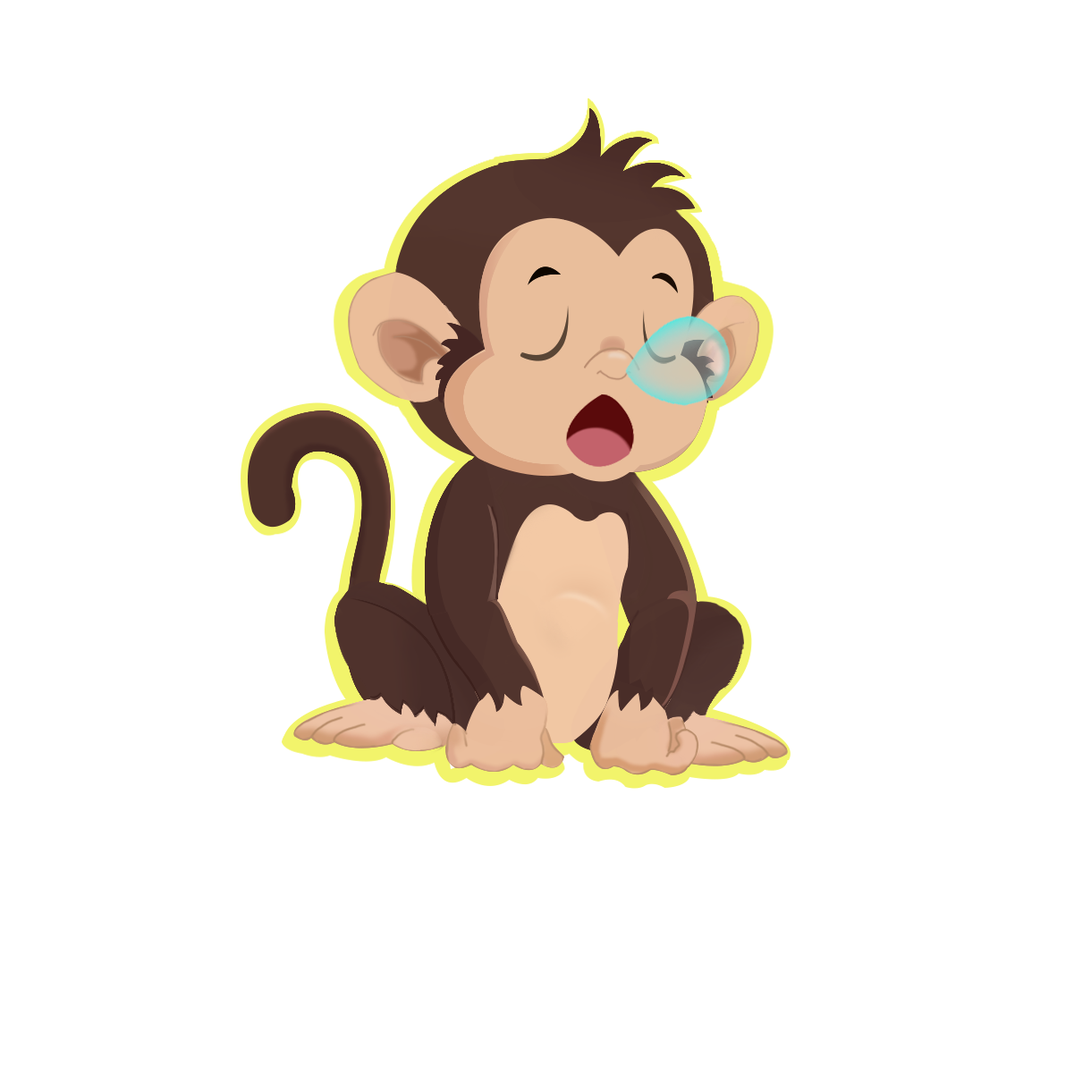
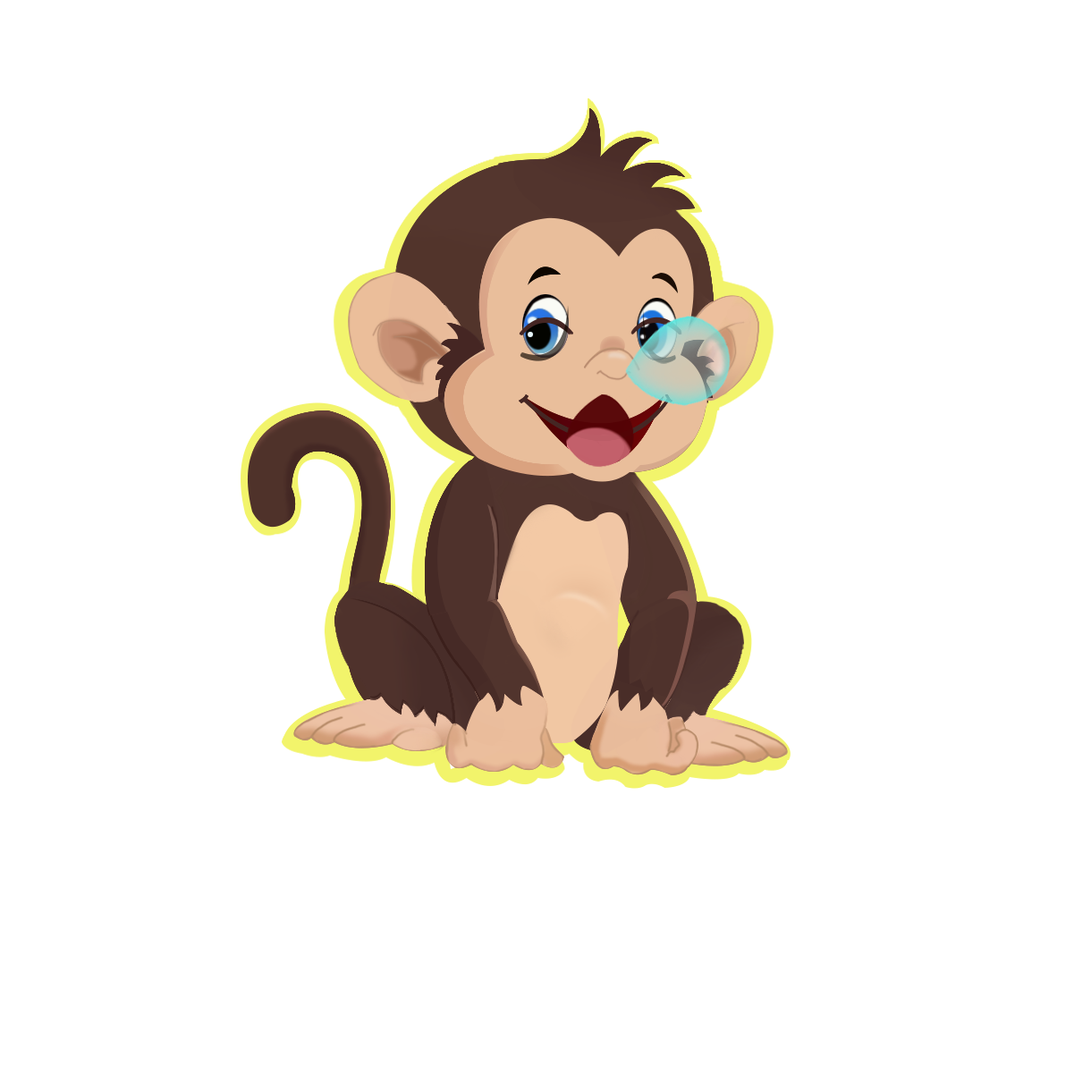
Revision of a layered w=1091, h=1091 image; what changed, layer by layer:
showed "mắt_nhắm_phải" over [630, 316, 683, 336]
showed "mắt_nhắm_trái" over [518, 316, 575, 336]
showed group "mắt_phải" (4 layers) over [518, 296, 678, 361]
showed group "mắt_trái" (5 layers) over [518, 294, 678, 361]
showed "cười_mỉm" over [518, 394, 673, 442]
showed "lưỡi" over [566, 432, 625, 467]
showed "miệng_cươi" over [525, 396, 664, 466]
painted on "đầu_đuôi" over [348, 664, 365, 701]
